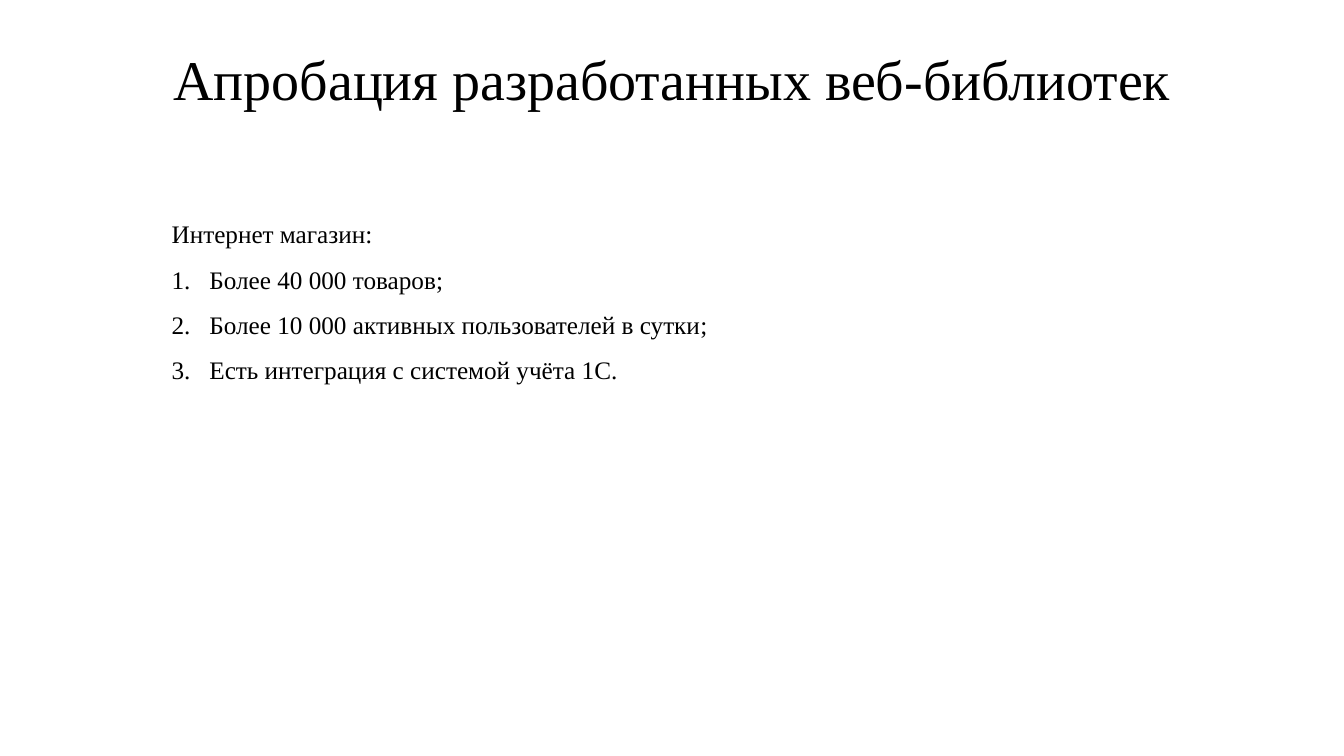
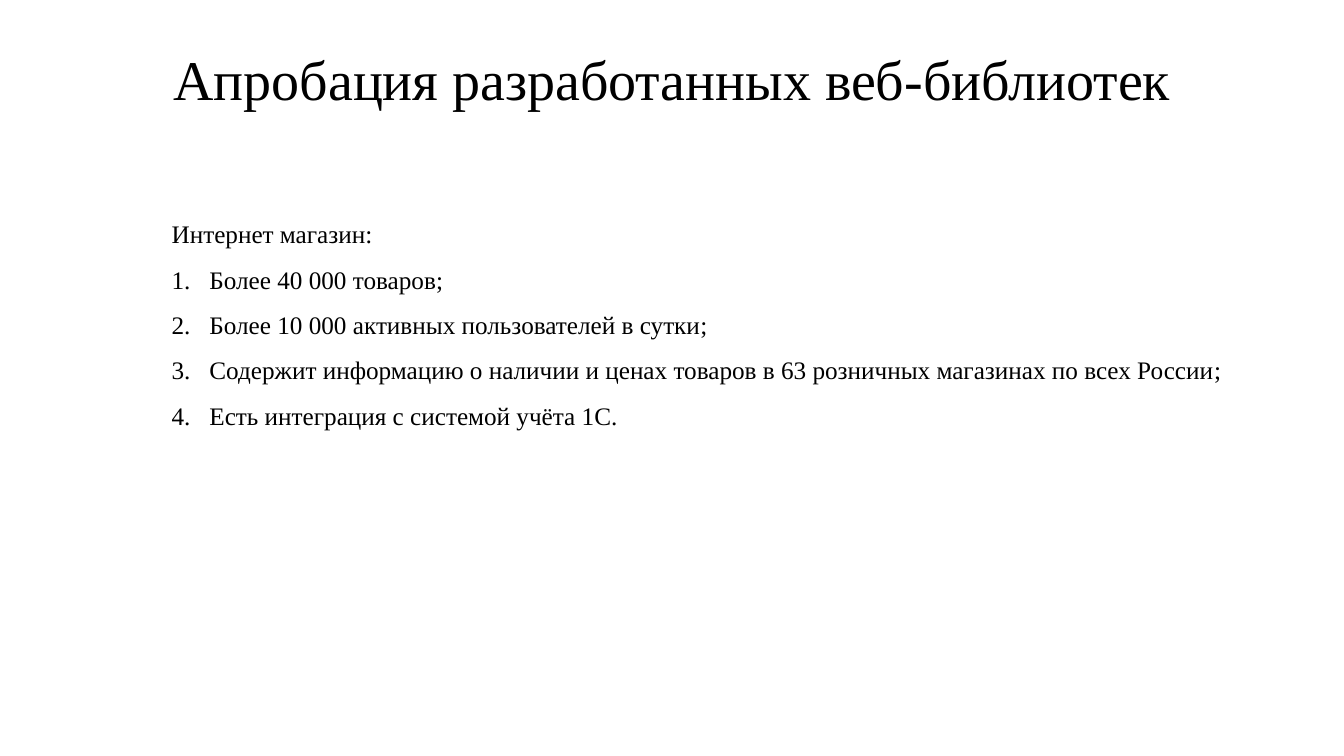
Before and after one commit to IgorTyutyunov/-, a slide deck: slide 11 of Тютюнов.pptx. Drawn at 1344x756 pixels with LibreOffice and Linux fonts; fonts in the diff are those of the drawing. Boxes give left, top, right and bottom in pixels: in the first picture for what was removed or moved away, otherwise in the second. Text is boxed around its words. In the diff, an @@ line names an element or a change of style, - is before the commit and + after.

Commit message:
ДОбавил информацию о интернет магазине

```diff
--- a/Тютюнов.pptx
+++ b/Тютюнов.pptx
@@ text at bbox=[209, 361, 1221, 385]: paragraph added @@
+3. Содержит информацию о наличии и ценах товаров в 63 розничных магазинах по всех России;
```
